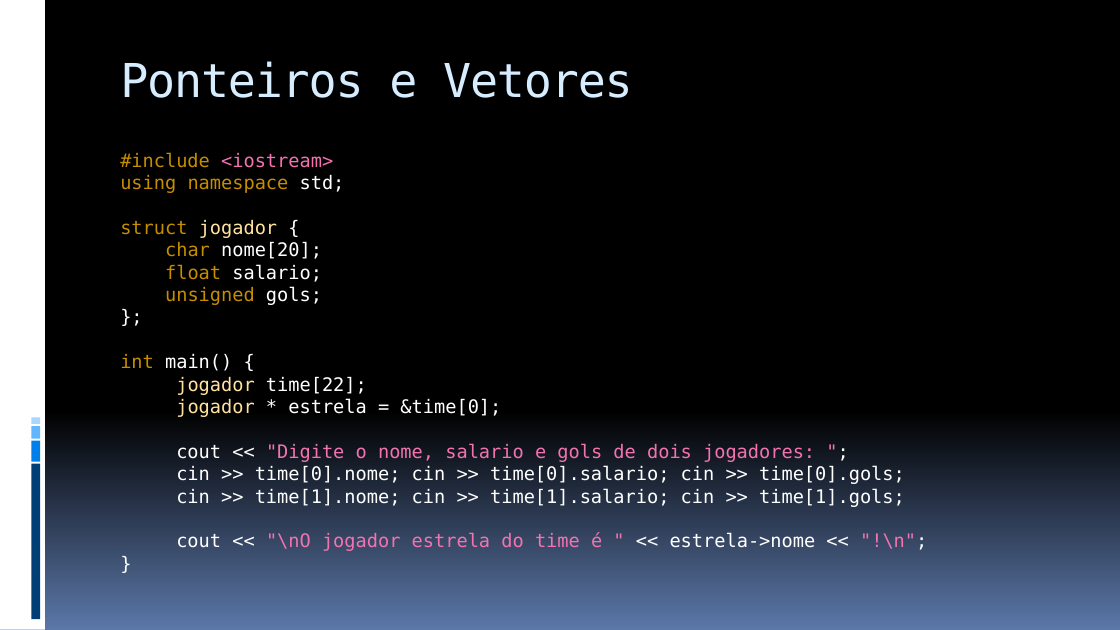
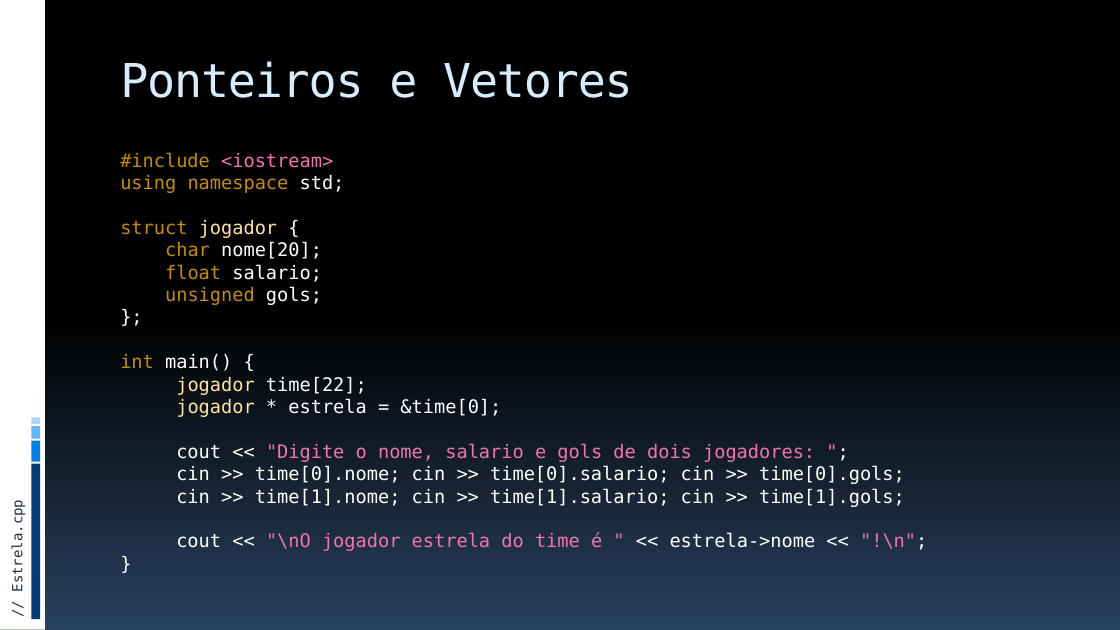
Before and after one commit to JudsonSS/ProgComp, a slide deck: slide 33 of Slides/14. Ponteiros.pptx. Drawn at 1120x630 pixels with LibreOffice and Linux fonts; fonts in the diff are those of the drawing. Boxes give left, top, right and bottom in pixels: in the first picture for what was removed or moved away, otherwise in the second. Text is boxed around its words. In the diff, an @@ line names an element or a change of style, - is before the commit and + after.

```diff
--- a/Slides/14. Ponteiros.pptx
+++ b/Slides/14. Ponteiros.pptx
@@ background gradient #000000 to #5B77A8 to gradient #000000 to #28415E @@
@@ text added at (x1=9, y1=509, x2=25, y2=590), 12 pt, text #272D38 @@
+// Estrela.cpp
```
Also in this commit, not shown: 39 other slides changed, 5 other files.
